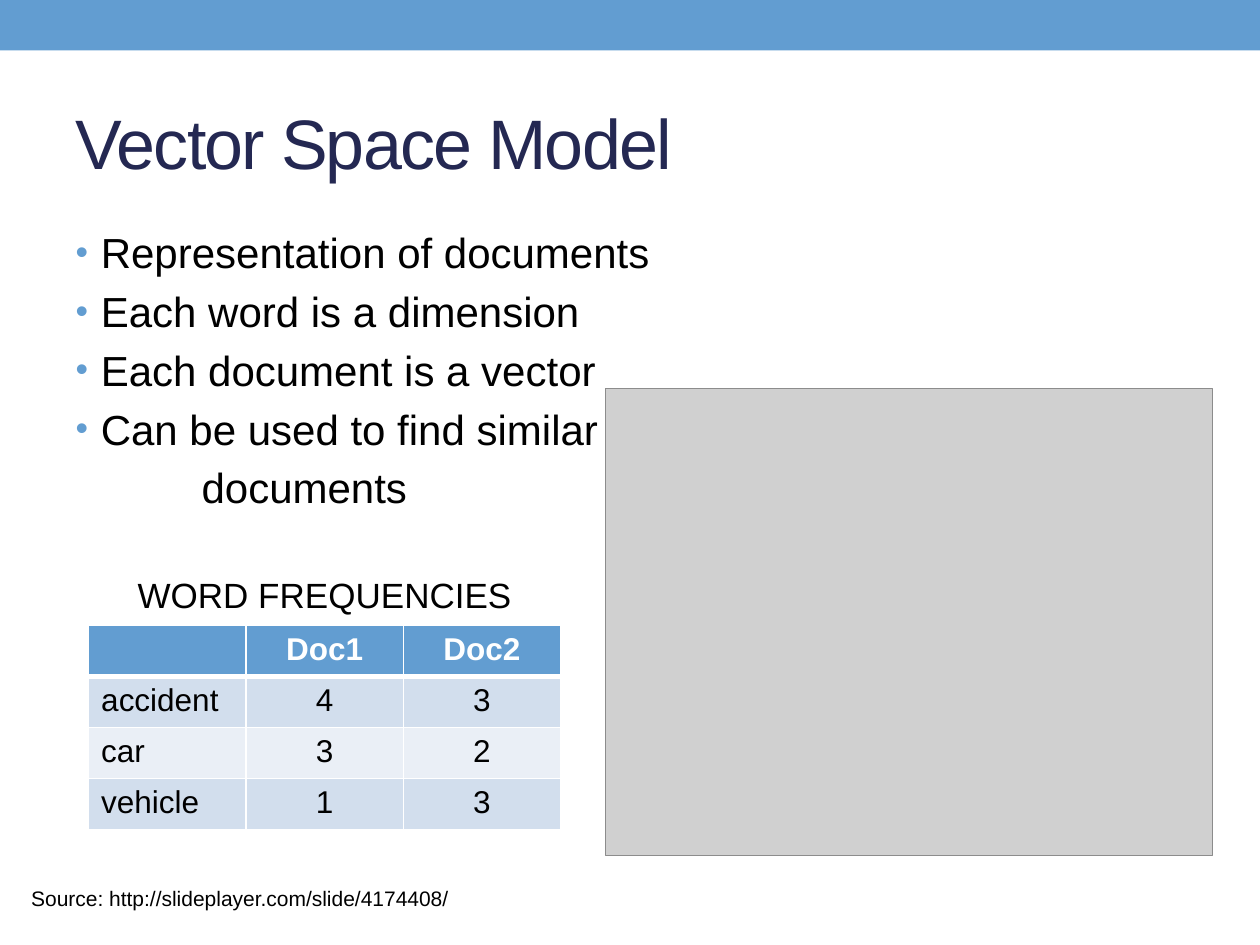
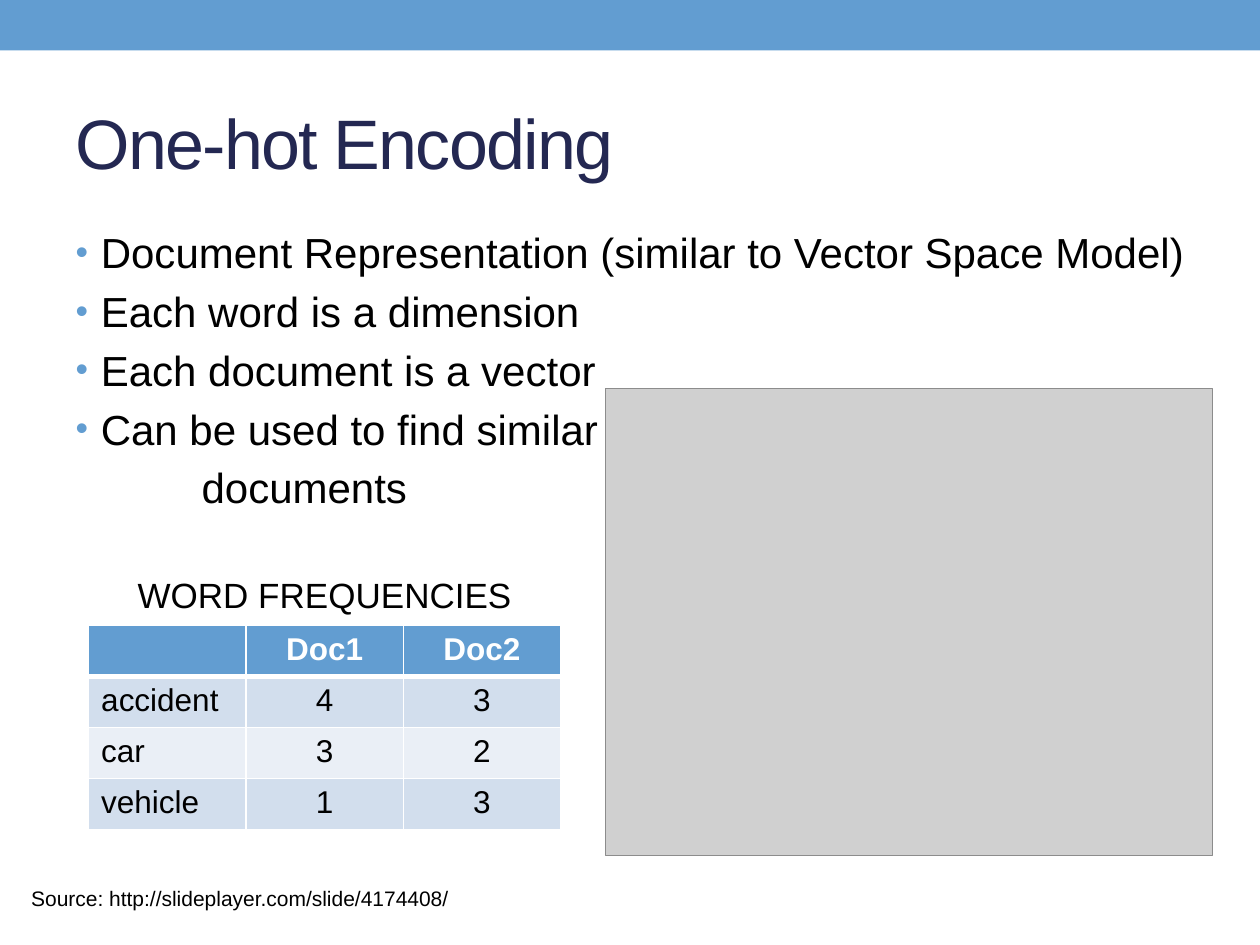
Before and after one commit to thdiaman/deep-learning, a slide deck: slide 4 of presentations/TextClassification.pptx. Drawn at 1260x945 pixels with LibreOffice and Linux fonts; fonts in the diff are those of the drawing; grey boxes stand for pictures. Boxes give left, top, right and bottom in pixels: in the first picture for what was removed or moved away, otherwise in the second. Text is boxed around its words. In the diff, an @@ line names an element or a change of style, - is before the commit and + after.

Commit message:
Improve Text Classification presentation

```diff
--- a/presentations/TextClassification.pptx
+++ b/presentations/TextClassification.pptx
@@ title at bbox=[76, 118, 613, 182]: text changed @@
-Vector Space Model
+One-hot Encoding
@@ text at bbox=[101, 237, 1183, 277]: text changed @@
-• Representation of documents
+• Document Representation (similar to Vector Space Model)
```
Also in this commit, not shown: 1 other slide changed, 1 other file.
